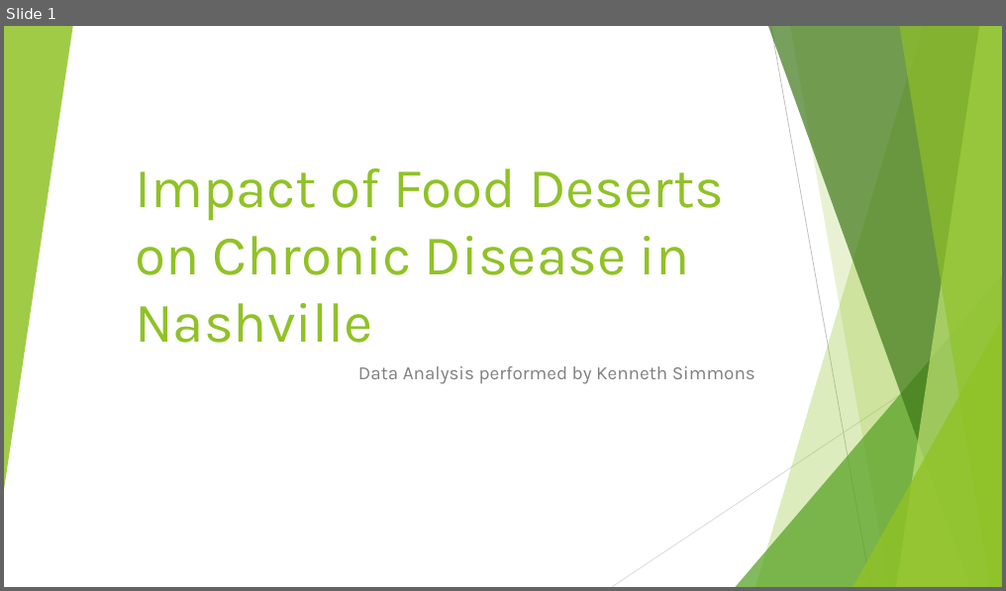
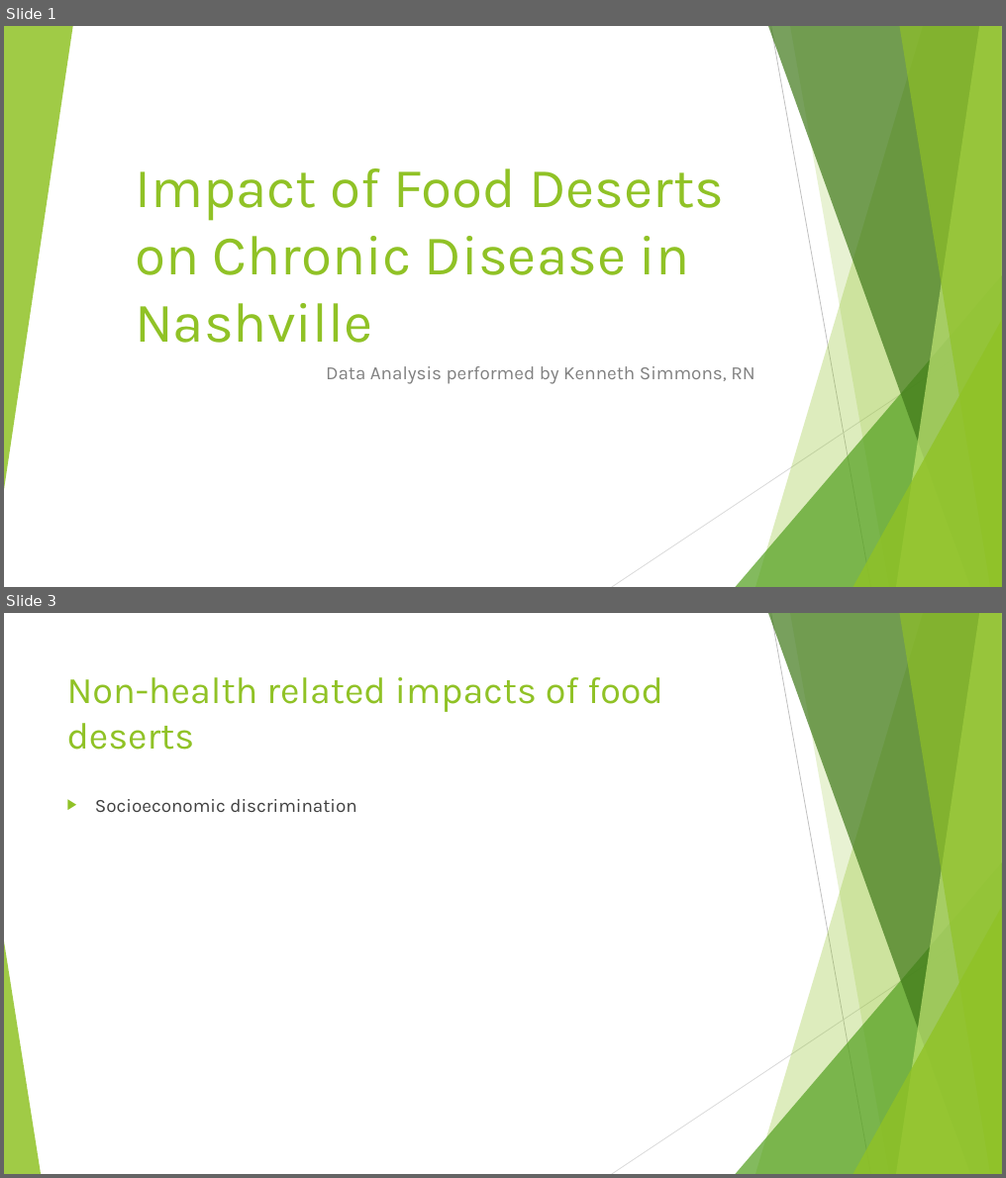
Before and after one commit to latestnight/capstone, a slide deck: food_desert_pp.pptx. Shown one above the other, each under a label of ours: slide 1 before the commit, slides 1 and 3 after it; the slides between them are not shown. The pictures are 1006x591 and 1006x1178 pixels, drawn with LibreOffice and Linux fonts; fonts in the diff are those of the drawing. Boxes give left, top, right and bottom in pixels: in the first picture for what was removed or moved away, otherwise in the second. Text is boxed around its words. In the diff, an @@ line names an element or a change of style, - is before the commit and + after.

```diff
--- a/food_desert_pp.pptx
+++ b/food_desert_pp.pptx
@@ slide 3 added at (x1=4, y1=613, x2=1002, y2=1174), background #FFFFFF; not listed: 9 template elements that a slide beside it also shows @@
@@ title added at (x1=67, y1=677, x2=663, y2=750), 36 pt, text #90C226 @@
+Non-health related impacts of food deserts
@@ text added at (x1=95, y1=799, x2=356, y2=812), 18 pt, text #404040 @@
+▶ Socioeconomic discrimination
@@ triangle added at (x1=4, y1=942, x2=41, y2=1174), fill #90C226 at 85% opacity @@
@@ slide 1 changed as well @@
@@ subtitle at (x1=326, y1=367, x2=754, y2=384): text changed @@
-Data Analysis performed by Kenneth Simmons
+Data Analysis performed by Kenneth Simmons, RN
```
Also in this commit, not shown: 2 other slides changed, 13 other slides added, 18 other files.
